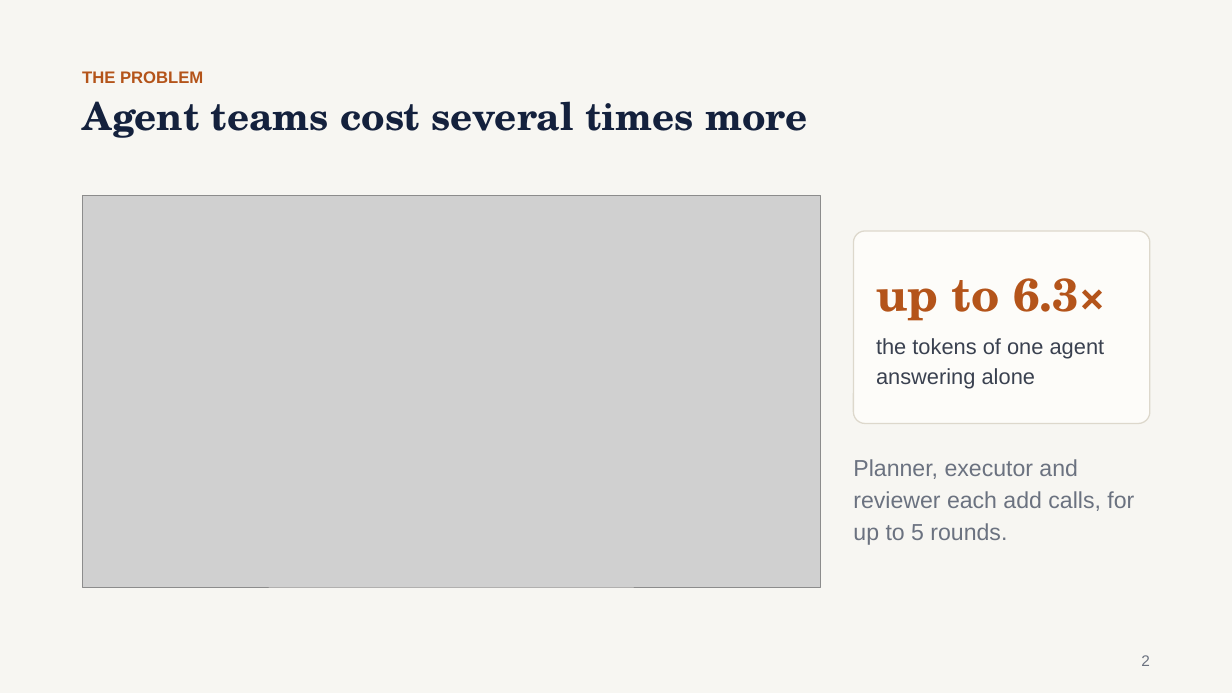
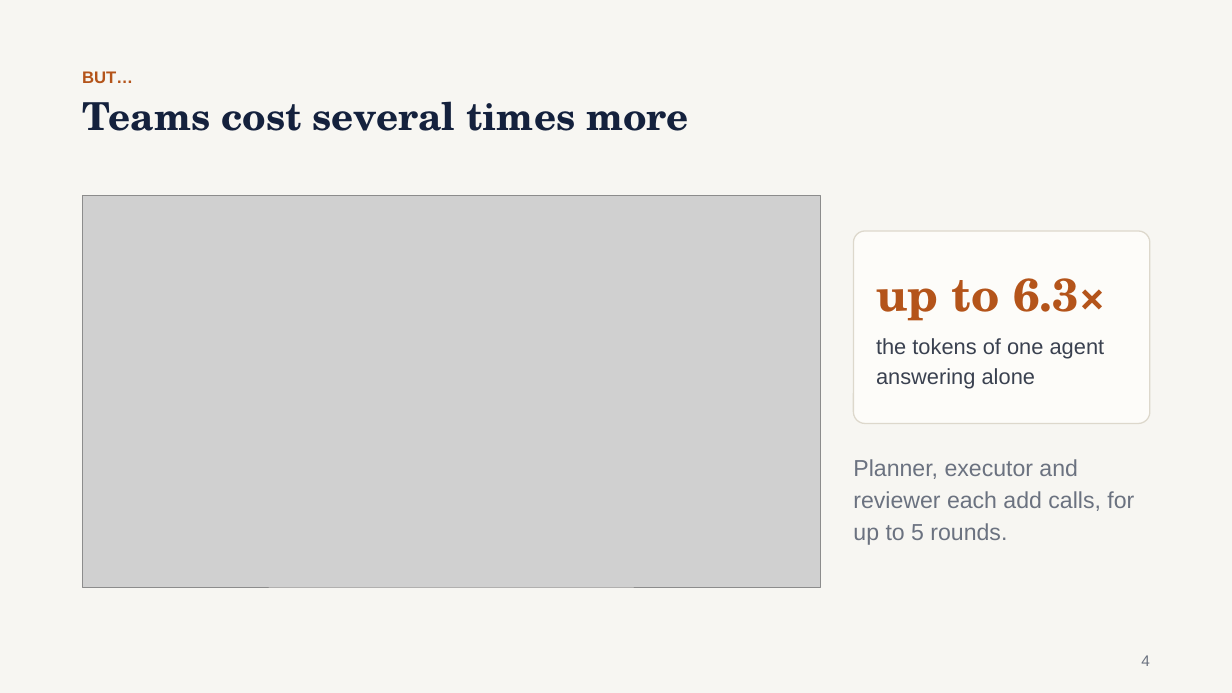
Before and after one commit to gaoj21/tokenbank, a slide deck: slide 4 of slides/CLIMB_talk.pptx (slide 2 before the commit). Drawn at 1232x693 pixels with LibreOffice and Linux fonts; fonts in the diff are those of the drawing; grey boxes stand for pictures. Boxes give left, top, right and bottom in pixels: in the first picture for what was removed or moved away, otherwise in the second. Text is boxed around its words. In the diff, an @@ line names an element or a change of style, - is before the commit and + after.

```diff
--- a/slides/CLIMB_talk.pptx
+++ b/slides/CLIMB_talk.pptx
@@ text at <box>82,71,133,83</box>: text changed @@
-THE PROBLEM
+BUT…
@@ text at <box>82,101,689,131</box>: text changed @@
-Agent teams cost several times more
+Teams cost several times more
@@ text at <box>1141,655,1150,666</box>: text changed @@
-2
+4
```
Also in this commit, not shown: 16 other slides changed, 2 slides added, 4 other files.
